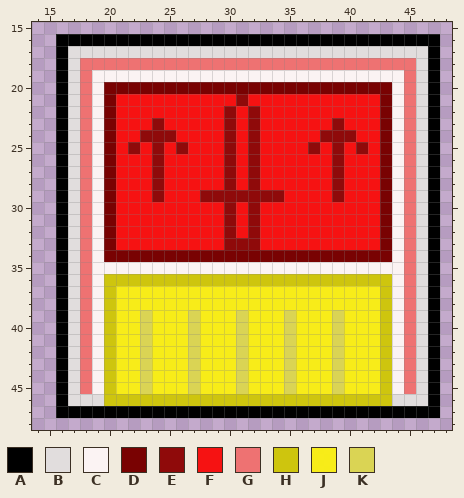
Edited in one commit: pixel-art file (Sprite/item/damagemod.aseprite). The picture above was drawn from the file before the commit.
64x64 pixels, 1 frame. Colours within 5 levels of each other are drawn and written as one. Shown: x 14..48, y 15..48.
Palette (. is transparent): A #000000  B #e1dddd  C #fbf3f3  D #790202  E #8f0a0a  F #f61212  G #ee7272  H #cec50dfe  J #fbf00ff2  K #dad454fe
After the commit:
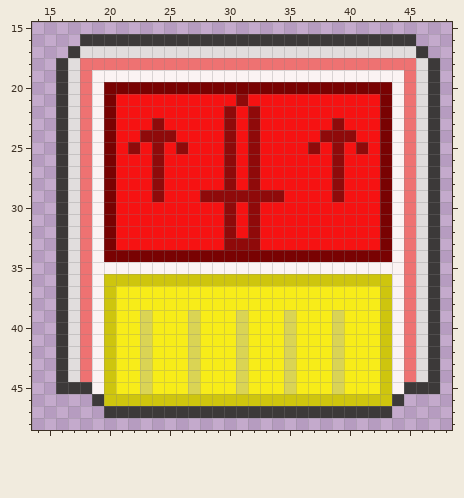
Changes in this commit:
{"colour":"A","old":"#000000","new":"#3c3939"}
{"y":16,"x":16,"old":"AA","new":".."}
{"y":16,"x":46,"old":"AA","new":".."}
{"y":17,"x":16,"old":"AB","new":".A"}
{"y":17,"x":46,"old":"BA","new":"A."}
{"y":45,"x":17,"old":"BG","new":"AA"}
{"y":45,"x":45,"old":"GB","new":"AA"}
{"y":46,"x":16,"old":"ABBB","new":"...A"}
{"y":46,"x":44,"old":"BBBA","new":"A..."}
{"y":47,"x":16,"old":"AAAA","new":"...."}
{"y":47,"x":44,"old":"AAAA","new":"...."}
